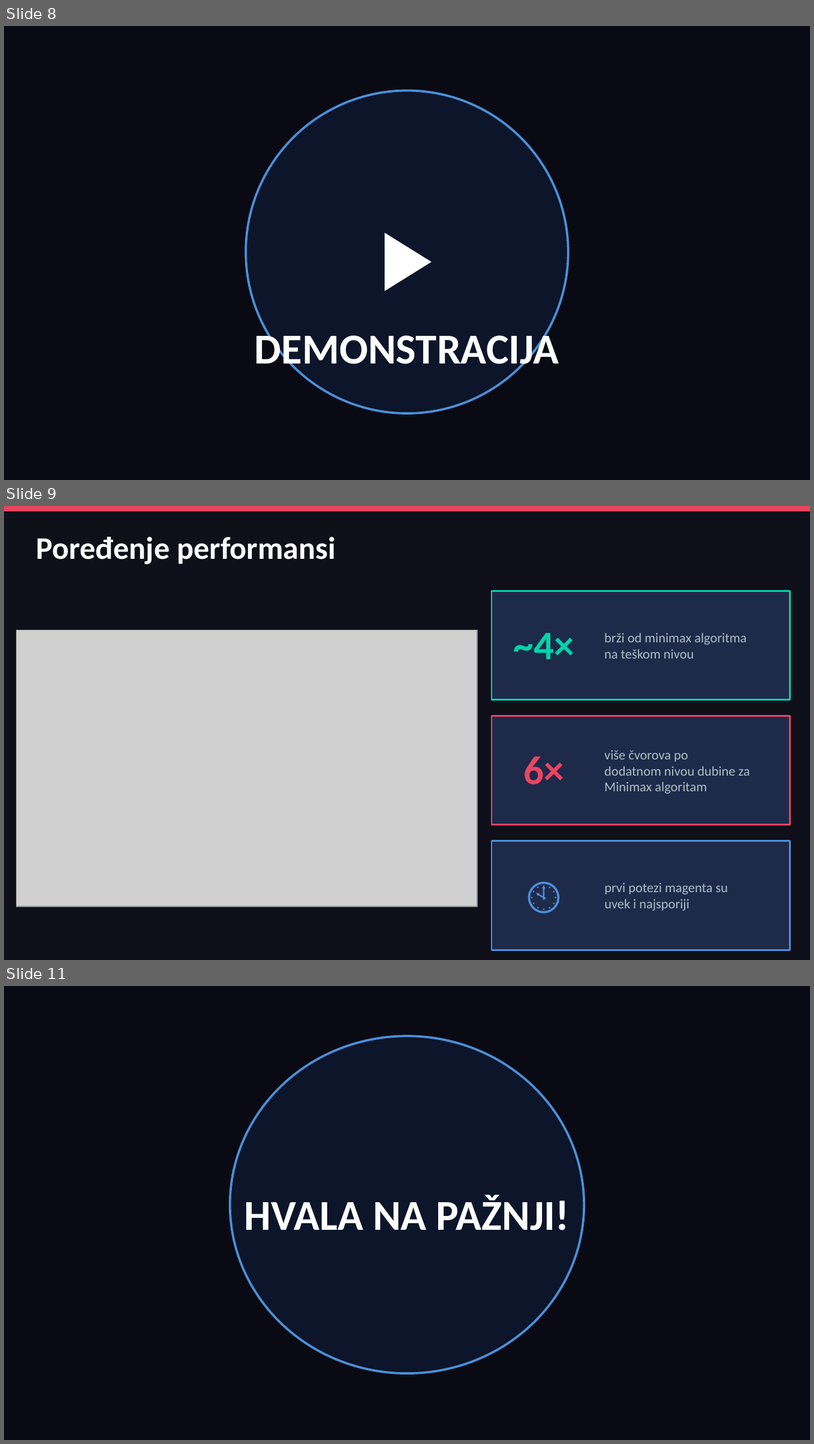
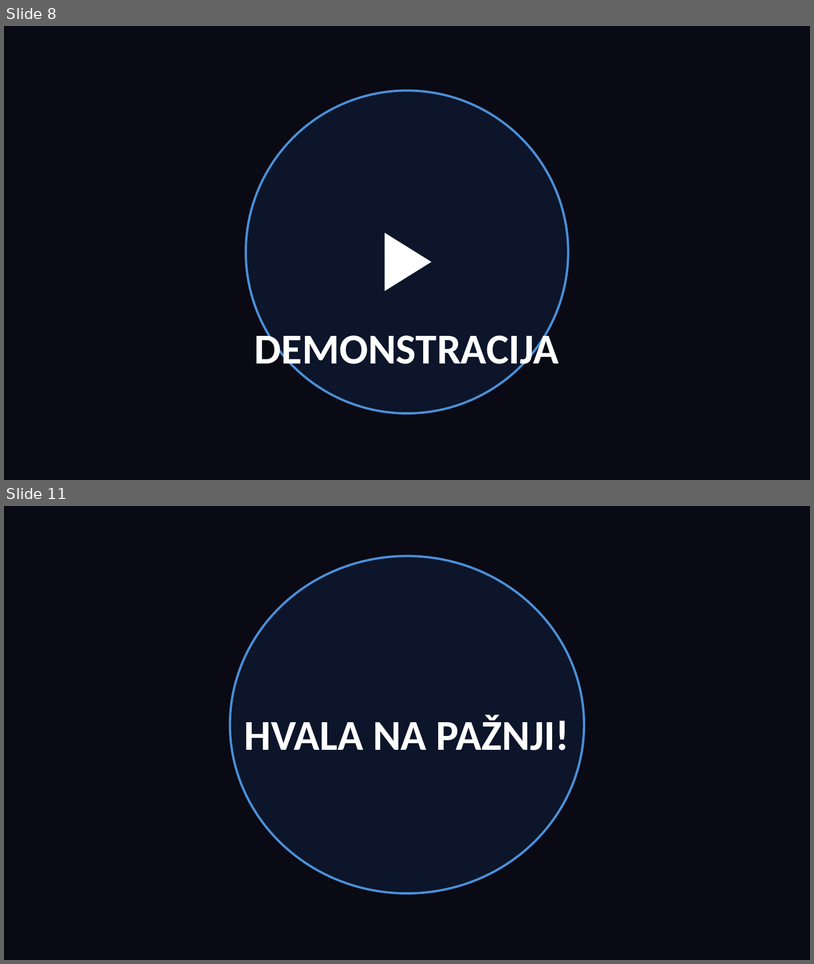
Before and after one commit to neshko31/OI-Projekat, a slide deck: Prezentacija.pptx. Shown one above the other, each under a label of ours: slides 8, 9 and 11 before the commit, slides 8 and 11 after it; the slides between them are not shown. The pictures are 814x1444 and 814x964 pixels, drawn with LibreOffice and Linux fonts; fonts in the diff are those of the drawing; grey boxes stand for pictures. Boxes give left, top, right and bottom in pixels: in the first picture for what was removed or moved away, otherwise in the second. Text is boxed around its words. In the diff, an @@ line names an element or a change of style, - is before the commit and + after.

```diff
--- a/Prezentacija.pptx
+++ b/Prezentacija.pptx
@@ slide 9 removed at (x1=4, y1=506, x2=810, y2=960), background #0F0F1A @@
@@ rectangle removed at (x1=4, y1=506, x2=810, y2=511) @@
@@ text removed at (x1=36, y1=537, x2=336, y2=564) @@
-Poređenje performansi
@@ rectangle removed at (x1=492, y1=591, x2=790, y2=700) @@
@@ picture removed at (x1=16, y1=630, x2=477, y2=907) @@
@@ text removed at (x1=514, y1=633, x2=575, y2=659) @@
-~4×
@@ text removed at (x1=605, y1=633, x2=747, y2=658) @@
-brži od minimax algoritma
-na teškom nivou
@@ rectangle removed at (x1=492, y1=715, x2=790, y2=825) @@
@@ text removed at (x1=524, y1=756, x2=564, y2=784) @@
-6×
@@ text removed at (x1=605, y1=750, x2=750, y2=793) @@
-više čvorova po
-dodatnom nivou dubine za Minimax algoritam
@@ rectangle removed at (x1=492, y1=841, x2=790, y2=949) @@
@@ text removed at (x1=496, y1=849, x2=593, y2=937) @@
-🕙
@@ text removed at (x1=605, y1=882, x2=728, y2=910) @@
-prvi potezi magenta su uvek i najsporiji
```
Also in this commit, not shown: 4 slides changed, 1 slide added.
